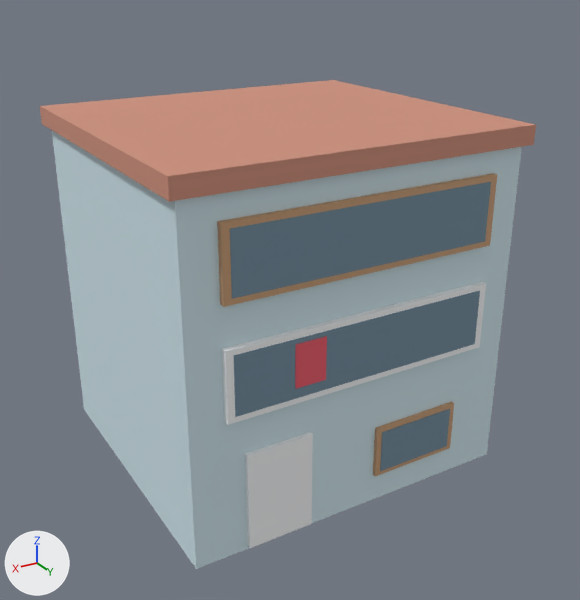
The Blender file scripts/blender/blend_sources/Hamidiye_ZubeydeBlueHouse.blend, before and after one commit.
Both versions are drawn from a camera (50 mm lens) standing at (10.61, 18.52, 13.56) and looking at (-0.06, 0.74, 4.67). Lighting does not change. The marker at lower left points along +X, +Y and +Z. The older version comes first.

In view in the first picture: 'Zubeyde_Body', 'Zubeyde_Door', 'Zubeyde_Flag', 'Zubeyde_GroundGlass', 'Zubeyde_GroundWin', 'Zubeyde_MidFrame', 'Zubeyde_MidGlass', 'Zubeyde_Roof', 'Zubeyde_TopFrame', 'Zubeyde_TopGlass'.
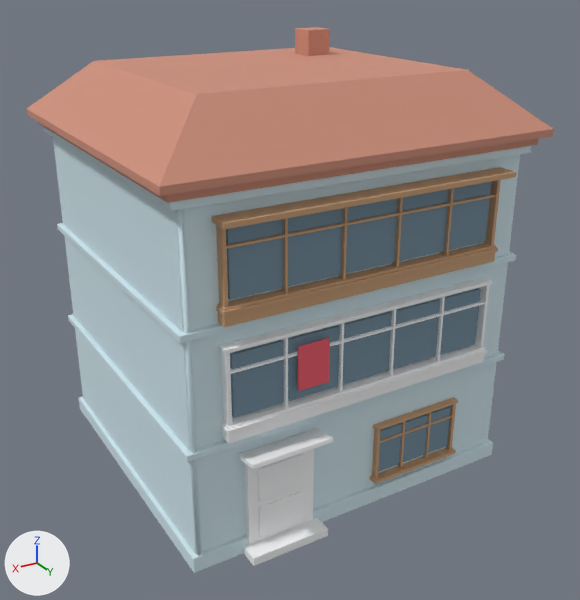
Patch to the scene script:
```diff
--- a/scripts/blender/blend_sources/Hamidiye_ZubeydeBlueHouse.blend.py
+++ b/scripts/blender/blend_sources/Hamidiye_ZubeydeBlueHouse.blend.py
@@ me_cube @@
-me_cube.from_pydata(...)  # 8 vertices, 6 faces; spans x -4.7..4.7, y -4.3..4.3, z 0.0..9.2
+me_cube.from_pydata(...)  # 300 vertices, 282 faces; spans x -4.87..4.87, y -4.47..4.47, z 0.0..9.21
+# me_cube part 1: 8 vertices removed from x -4.7..4.7, y -4.3..4.3, z 0.0..9.2; 300 vertices added at x -4.87..4.87, y -4.47..4.47, z 0.0..9.21
 me_cube.materials.append(mat_powderblue)
@@ me_cube_001 @@
-me_cube_001.from_pydata(...)  # 8 vertices, 6 faces; spans x -4.9..4.9, y -4.5..4.5, z 9.2..9.7
+me_cube_001.from_pydata(...)  # 124 vertices, 118 faces; spans x -5.2..5.2, y -4.8..4.8, z 9.2..11.65
+# me_cube_001 part 2: 8 vertices removed from x -4.9..4.9, y -4.5..4.5, z 9.2..9.7; 124 vertices added at x -5.2..5.2, y -4.8..4.8, z 9.2..11.65
 me_cube_001.materials.append(mat_rooftile)
@@ me_cube_002 @@
-me_cube_002.from_pydata(...)  # 8 vertices, 6 faces; spans x -3.1..-0.5, y 4.27..4.41, z 0.82..2.28
+me_cube_002.from_pydata(...)  # 152 vertices, 138 faces; spans x -3.2..-0.4, y 4.27..4.55, z 0.69..2.39
+# me_cube_002 part 3: 8 vertices removed from x -3.1..-0.5, y 4.27..4.41, z 0.82..2.28; 152 vertices added at x -3.2..-0.4, y 4.27..4.55, z 0.69..2.39
 me_cube_002.materials.append(mat_wood)
@@ me_cube_003 @@
-me_cube_003.from_pydata(...)  # 8 vertices, 6 faces; spans x -2.95..-0.65, y 4.33..4.43, z 0.95..2.15
+me_cube_003.from_pydata(...)  # 8 vertices, 6 faces; spans x -3.01..-0.59, y 4.31..4.39, z 0.92..2.18
+# me_cube_003 part 4: the whole mesh is scaled about its middle by (1.05, 0.8, 1.05), then moved by (0.0, -0.03, 0.0)
 me_cube_003.materials.append(mat_glass)
@@ me_cube_004 @@
-me_cube_004.from_pydata(...)  # 8 vertices, 6 faces; spans x 1.5..3.3, y 4.26..4.42, z 0.1..2.8
+me_cube_004.from_pydata(...)  # 280 vertices, 270 faces; spans x 1.31..3.49, y 4.27..5.04, z 0.0..2.98
+# me_cube_004 part 5: 8 vertices removed from x 1.5..3.3, y 4.26..4.42, z 0.1..2.8; 280 vertices added at x 1.31..3.49, y 4.27..5.04, z 0.0..2.98
 me_cube_004.materials.append(mat_whitepvc)
@@ me_cube_005 @@
-me_cube_005.from_pydata(...)  # 8 vertices, 6 faces; spans x -3.8..3.8, y 4.27..4.45, z 3.83..5.68
+me_cube_005.from_pydata(...)  # 224 vertices, 204 faces; spans x -3.9..3.9, y 4.28..4.65, z 3.42..5.78
+# me_cube_005 part 6: 8 vertices removed from x -3.8..3.8, y 4.27..4.45, z 3.83..5.68; 208 vertices added at x -3.9..3.9, y 4.28..4.65, z 3.42..5.78
+# me_cube_005 part 7: 16 vertices added at x -0.8..0.8, y 4.33..4.53, z 3.83..5.67
 me_cube_005.materials.append(mat_whitepvc)
@@ me_cube_007 @@
-me_cube_007.from_pydata(...)  # 8 vertices, 6 faces; spans x 1.175..2.025, y 4.43..4.47, z 4.245..5.395
+me_cube_007.from_pydata(...)  # 56 vertices, 54 faces; spans x 1.17..2.03, y 4.56..4.6, z 4.24..5.4
+# me_cube_007 part 8: 8 vertices removed from x 1.175..2.025, y 4.43..4.47, z 4.245..5.395; 56 vertices added at x 1.17..2.03, y 4.56..4.6, z 4.24..5.4
 me_cube_007.materials.append(mat_signred)
@@ me_cube_008 @@
-me_cube_008.from_pydata(...)  # 8 vertices, 6 faces; spans x -3.8..3.8, y 4.27..4.45, z 6.72..8.57
+me_cube_008.from_pydata(...)  # 280 vertices, 258 faces; spans x -3.96..3.96, y 4.28..4.92, z 6.32..8.73
+# me_cube_008 part 9: 8 vertices removed from x -3.8..3.8, y 4.27..4.45, z 6.72..8.57; 264 vertices added at x -3.96..3.96, y 4.28..4.92, z 6.32..8.73
+# me_cube_008 part 10: 16 vertices added at x -0.8..0.8, y 4.33..4.53, z 6.73..8.57
 me_cube_008.materials.append(mat_wood)
```

Where the change shows, as pixel boxes [x1, y1, x2, y2] in the pictures (580 x 600 px):
'Zubeyde_Body', reshaped
    before: [52, 131, 522, 569]
    after: [44, 127, 531, 573]
'Zubeyde_Roof', reshaped (6% wider, 44% taller)
    before: [40, 80, 536, 202]
    after: [26, 27, 554, 203]
'Zubeyde_TopFrame', reshaped (9% wider, 19% taller)
    before: [217, 173, 497, 307]
    after: [212, 167, 516, 327]
'Zubeyde_MidFrame', reshaped (16% taller)
    before: [222, 282, 486, 425]
    after: [219, 278, 492, 444]
'Zubeyde_Door', reshaped (38% wider, 18% taller)
    before: [245, 432, 313, 548]
    after: [239, 429, 333, 566]
'Zubeyde_GroundGlass', rescaled (6% taller)
    before: [380, 409, 450, 471]
    after: [378, 406, 451, 472]
'Zubeyde_GroundWin', reshaped (9% wider, 16% taller)
    before: [373, 401, 454, 476]
    after: [370, 397, 458, 484]
'Zubeyde_Flag', reshaped
    before: [295, 336, 327, 389]
    after: [298, 338, 330, 391]
part 6 of me_cube_005, built on
    before: [222, 282, 486, 425]
    after: [219, 278, 492, 444]
part 7 of me_cube_005, added
    after: [336, 309, 396, 391]
part 9 of me_cube_008, built on
    before: [217, 173, 497, 307]
    after: [212, 167, 516, 327]
part 10 of me_cube_008, added
    after: [338, 198, 403, 280]
